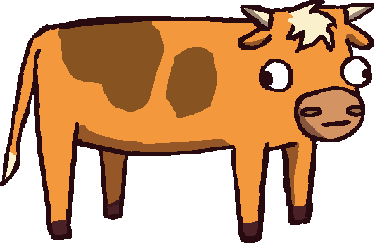
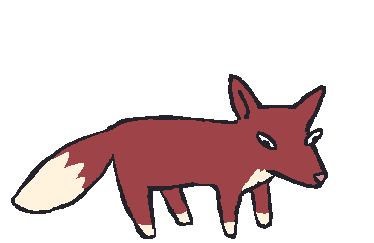
Before/after of a (374, 243) layered artwork. What changed in the layer stack:
renamed "Layer 2" to "spr_fox", moved it above "Layer 3", painted on it over [0, 0, 374, 243]
hid "Layer 3", opacity 46% → 100%, painted on it over [0, 0, 374, 243]
